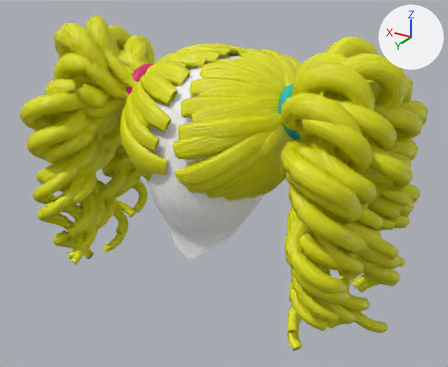
The glTF model public/avatar/items/hair_curly_pigtails.glb, before and after one commit.
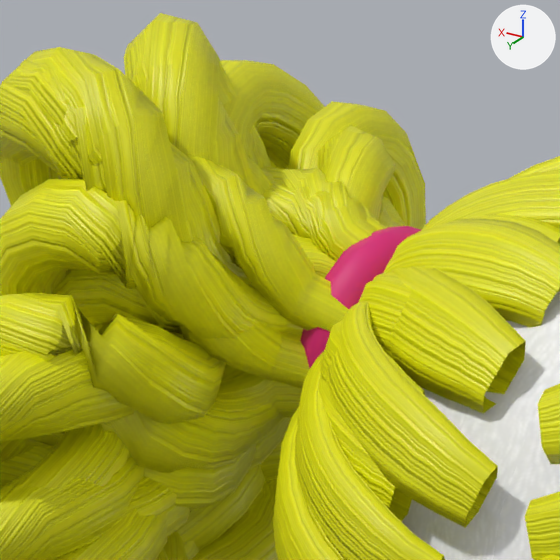
Each version appears first whole from a 50 mm lens placed at (-0.2809, 0.4913, 1.2504), pointed at (0.0282, -0.0239, 0.9928), and next in a close-up on the part from 13% to 41% of the width and 3% to 38% of the height. The lights are fixed; the arrows at upper right show +X, +Y and +Z. The last two pictures show the newer version. Vertices at exactly the same position are counted once.

In view in the first close-up: 'hair_curly_pigtails_cap', 'hair_curly_pigtails_pigtails', 'hair_curly_pigtails_scalp', 'hair_curly_pigtails_tie_L'.
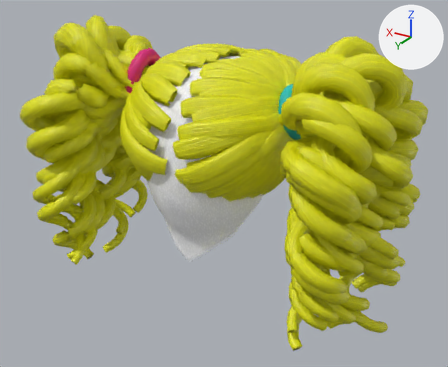
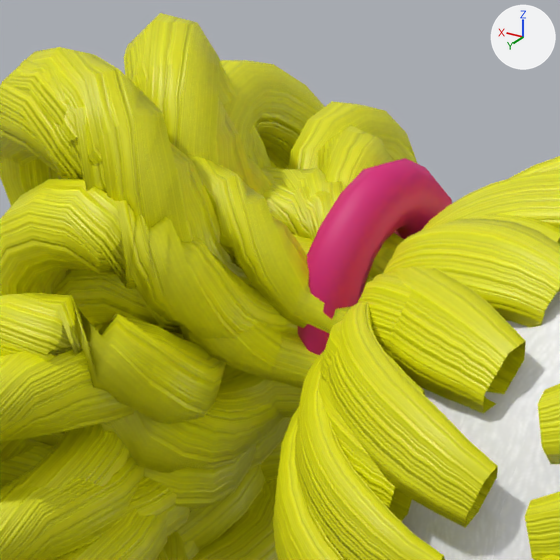
The newer file adds a shape key; the second version is drawn at full value of the shape key 'face_long' of 'hair_curly_pigtails_tie_L', and the change is written as the vertex moves it makes.

The change, as a list of edits to the scene's bpy script:
```text
Change me_hair_curly_pigtails_tie_l:
    used by ob_hair_curly_pigtails_tie_l; location = (0.0, 0.0, 0.0)
    remove me_hair_curly_pigtails_tie_l.from_pydata(...)  # 144 vertices, 288 faces; spans x 0.1108..0.1344, y -0.0442..0.0088, z 1.0593..1.11
    add me_hair_curly_pigtails_tie_l.from_pydata(...)  # 144 vertices, 288 faces; spans x 0.1108..0.1344, y -0.0442..0.0088, z 1.0653..1.126
    me_hair_curly_pigtails_tie_l part 1: 144 of 144 vertices moved; they spanned x 0.1108..0.1344, y -0.0442..0.0088, z 1.0593..1.11 and now span x 0.1108..0.1344, y -0.0442..0.0088, z 1.0653..1.126; mean shift (0.0, 0.0, 0.0111)
```

Where the change shows, as pixel boxes (x1, y1, x2, y2) in the close-ups (560 x 560 px):
'hair_curly_pigtails_tie_L', reshaped
    before: (300, 226, 421, 368)
    after: (298, 158, 452, 355)
